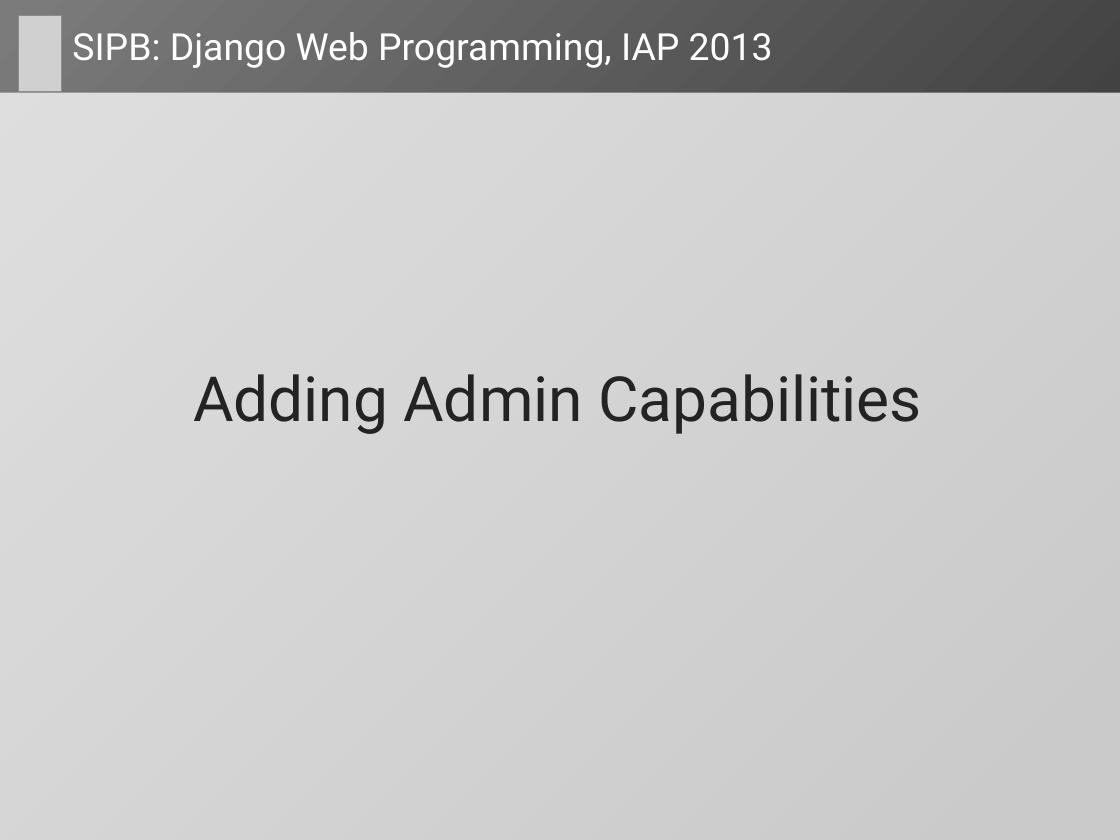
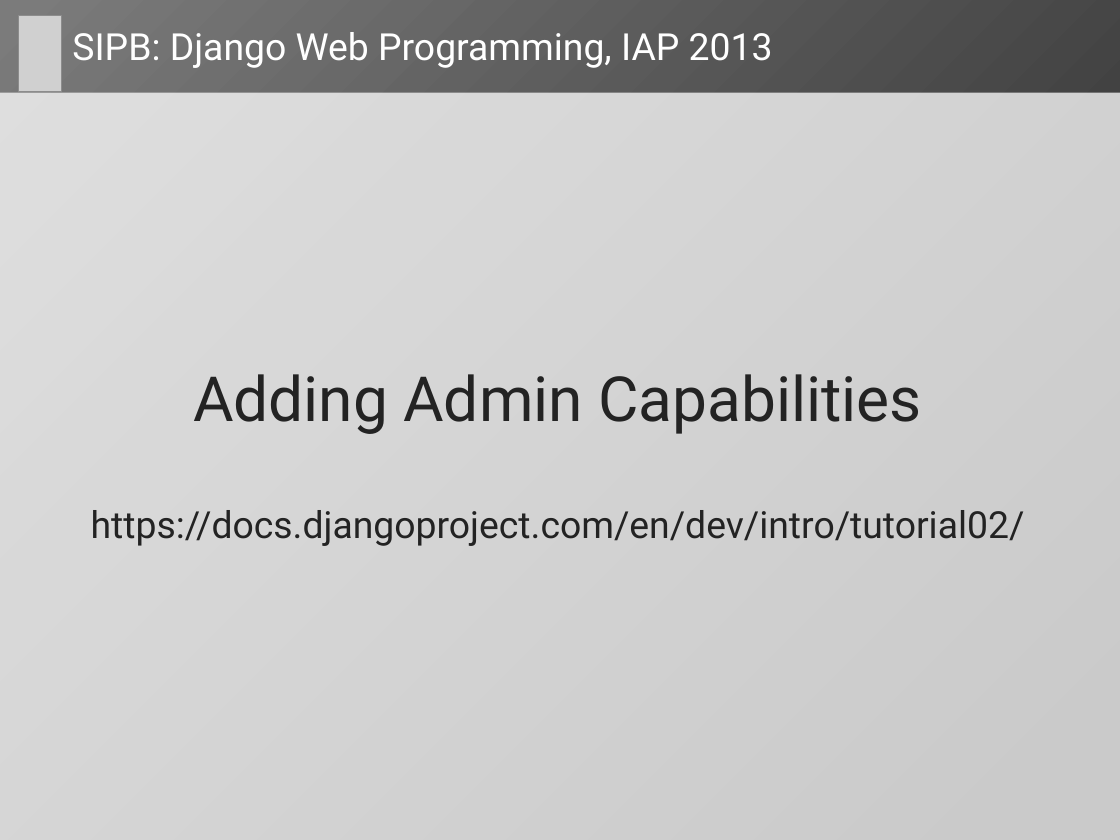
Before and after one commit to dlukeomalley/SIPB_django_class, a slide deck: slide 39 of slides/django_slides.pptx (slide 31 before the commit). Drawn at 1120x840 pixels with LibreOffice and Linux fonts; fonts in the diff are those of the drawing; grey boxes stand for pictures. Boxes give left, top, right and bottom in pixels: in the first picture for what was removed or moved away, otherwise in the second. Text is boxed around its words. In the diff, an @@ line names an element or a change of style, - is before the commit and + after.

```diff
--- a/slides/django_slides.pptx
+++ b/slides/django_slides.pptx
@@ text at <box>91,510,1025,546</box>: paragraph added @@
+https://docs.djangoproject.com/en/dev/intro/tutorial02/
```
Also in this commit, not shown: 15 other slides changed, 9 slides added, 1 slide removed, 3 other files.
